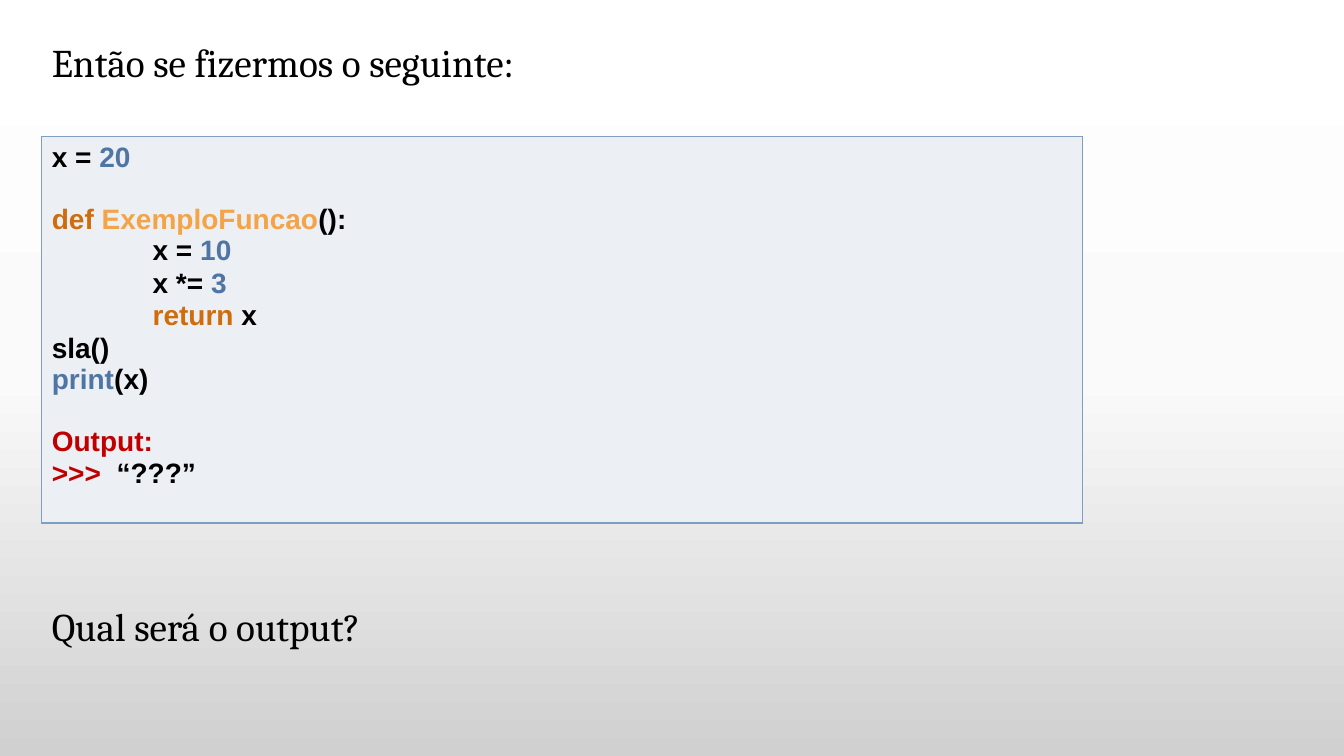
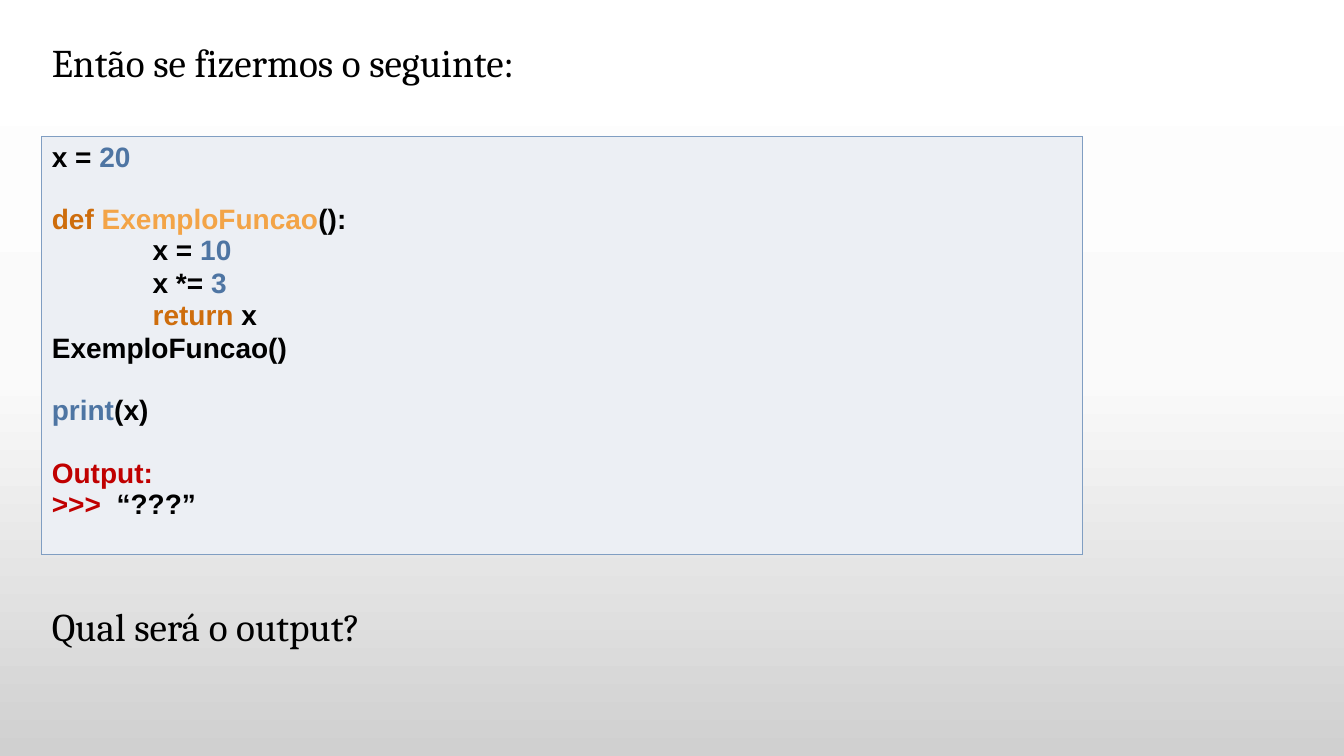
Before and after one commit to daniellygj/Fatec, a slide deck: slide 11 of 1º semestre/Revisões by danny/2º bimestre/Revisão Algoritmos.pptx (slide 6 before the commit). Drawn at 1344x756 pixels with LibreOffice and Linux fonts; fonts in the diff are those of the drawing; background and template pictures are left out. Boxes give left, top, right and bottom in pixels: in the first picture for what was removed or moved away, otherwise in the second. Text is boxed around its words. In the diff, an @@ line names an element or a change of style, - is before the commit and + after.

```diff
--- a/1º semestre/Revisões by danny/2º bimestre/Revisão Algoritmos.pptx
+++ b/1º semestre/Revisões by danny/2º bimestre/Revisão Algoritmos.pptx
@@ table at <box>41,137,1082,581</box> @@
-row 1, column 1: x = 20 / def ExemploFuncao(): / x = 10 / x *= 3 / return x / sla() / print(x) / Output: / >>> “???”
+row 1, column 1: x = 20 / def ExemploFuncao(): / x = 10 / x *= 3 / return x / ExemploFuncao() / print(x) / Output: / >>> “???”
```
Also in this commit, not shown: 8 other slides changed, 5 slides added.
